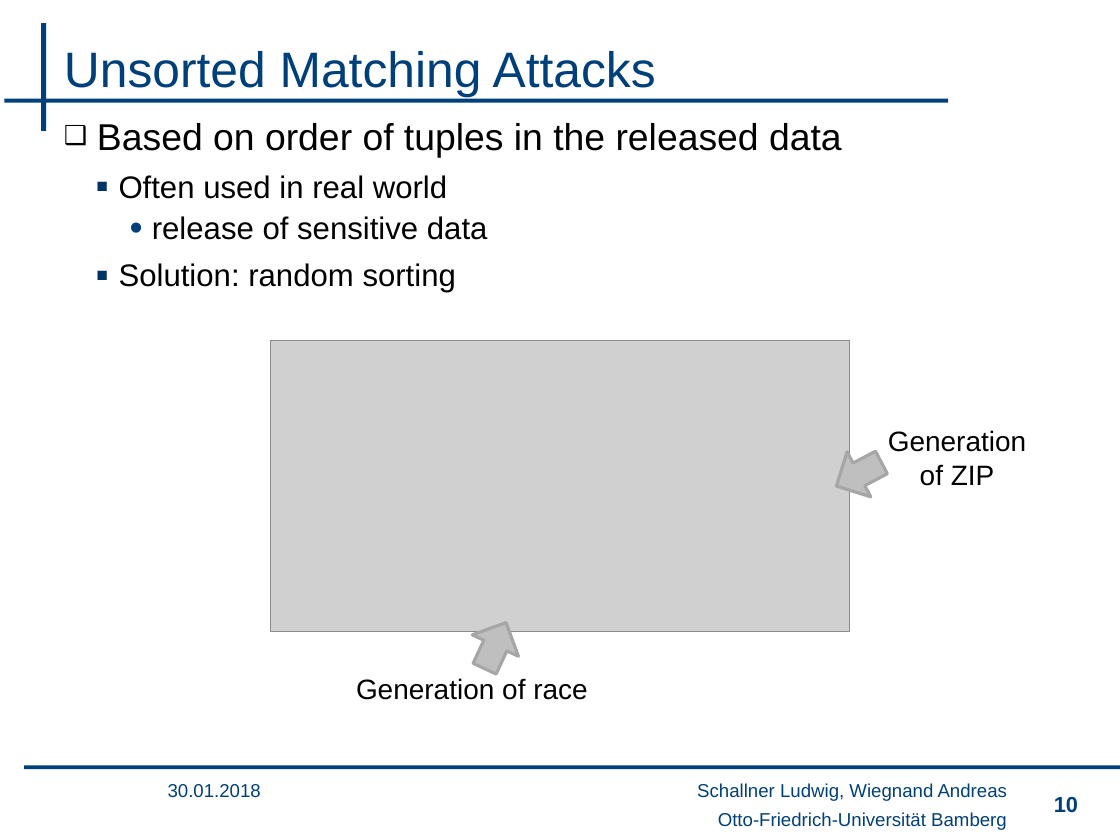
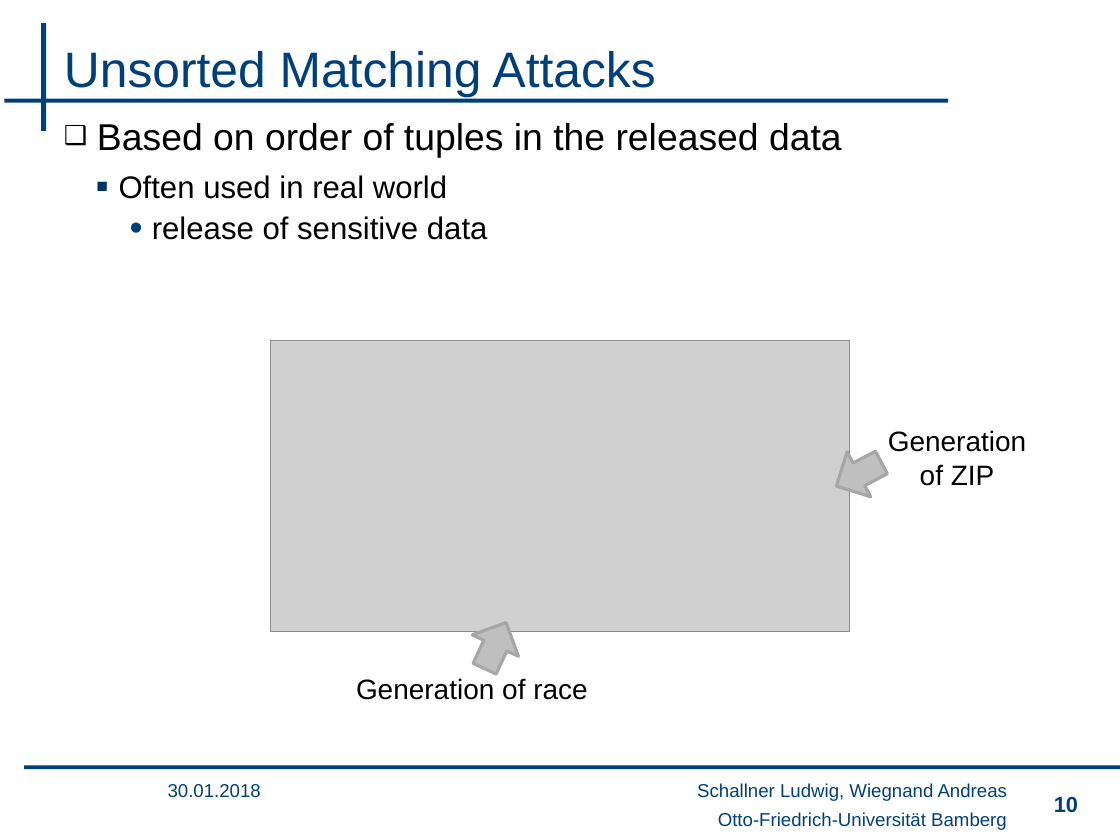
Before and after one commit to wsgan001/PSI-MSem, a slide deck: slide 10 of presentation/sicherheits_lu.pptx. Drawn at 1120x840 pixels with LibreOffice and Linux fonts; fonts in the diff are those of the drawing; grey boxes stand for pictures; background and template pictures are left out. Boxes give left, top, right and bottom in pixels: in the first picture for what was removed or moved away, otherwise in the second. Text is boxed around its words. In the diff, an @@ line names an element or a change of style, - is before the commit and + after.

```diff
--- a/presentation/sicherheits_lu.pptx
+++ b/presentation/sicherheits_lu.pptx
@@ text at (119,263,456,293): paragraph removed @@
-  ▪ Solution: random sorting
```
Also in this commit, not shown: 5 other slides changed.
